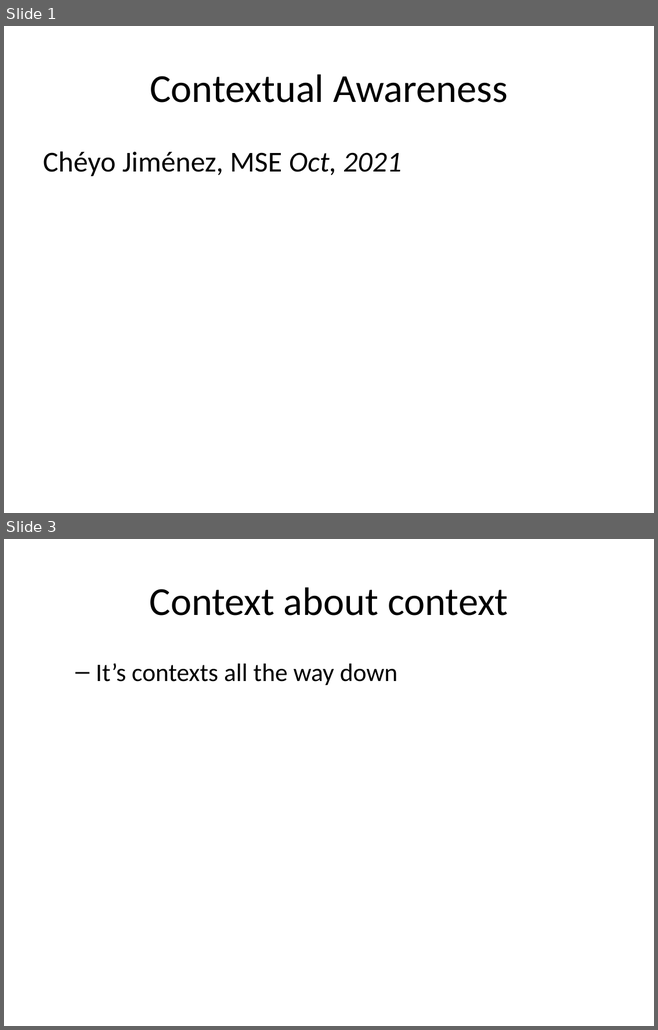
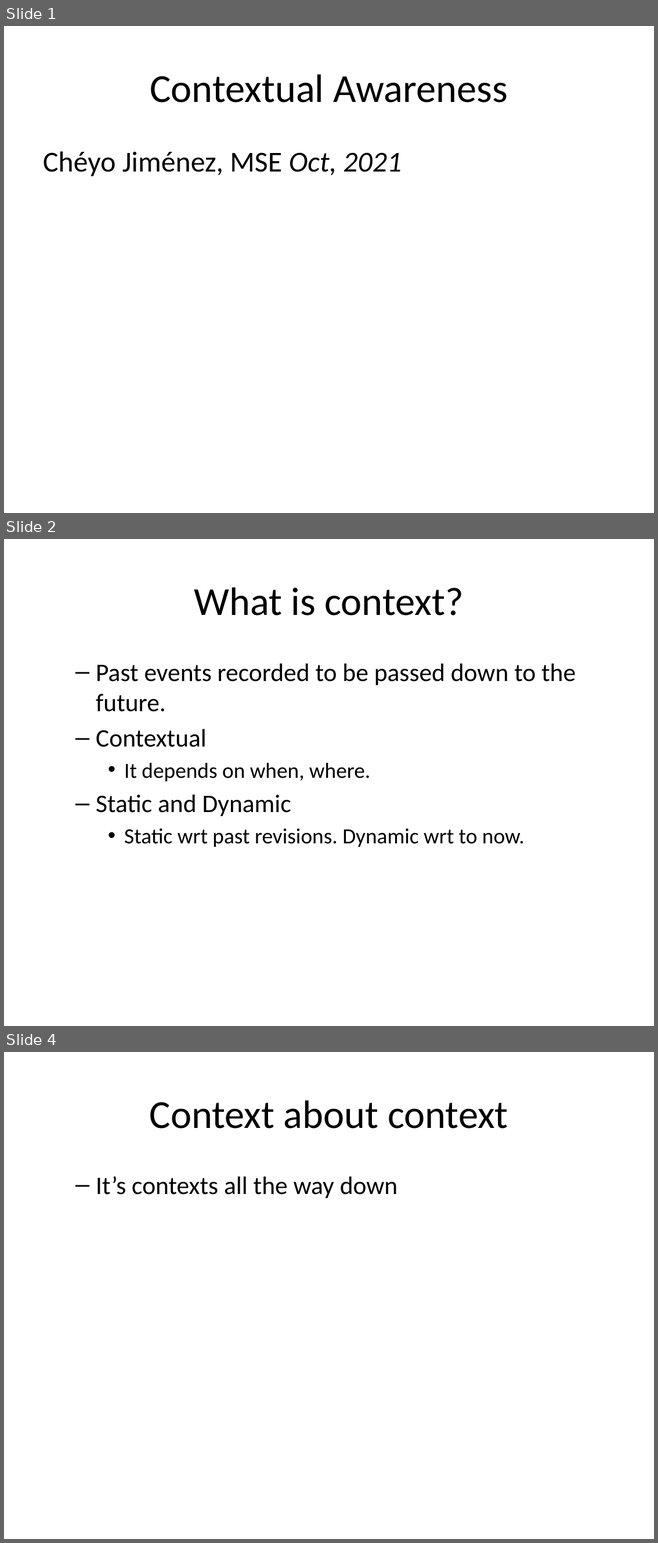
Before and after one commit to masters3d/ingenio, a slide deck: presentation/render/eng_contextual_awareness.pptx. Shown one above the other, each under a label of ours: slides 1 and 3 before the commit, slides 1, 2 and 4 after it; the slides between them are not shown. The pictures are 658x1030 and 658x1543 pixels, drawn with LibreOffice and Linux fonts; fonts in the diff are those of the drawing. Boxes give left, top, right and bottom in pixels: in the first picture for what was removed or moved away, otherwise in the second. Text is boxed around its words. In the diff, an @@ line names an element or a change of style, - is before the commit and + after.

```diff
--- a/presentation/render/eng_contextual_awareness.pptx
+++ b/presentation/render/eng_contextual_awareness.pptx
@@ slide 2 added at box(4, 539, 654, 1026), background #FFFFFF @@
@@ title added at box(194, 587, 464, 616), 44 pt, text #000000 @@
+What is context?
@@ text added at box(96, 663, 575, 847), 28 pt, text #000000 @@
+  – Past events recorded to be passed down to the future.
+  – Contextual
+    • It depends on when, where.
+  – Static and Dynamic
+    • Static wrt past revisions. Dynamic wrt to now.
@@ what was slide 3 is now slide 4 @@
```
Also in this commit, not shown: 4 slides changed, 2 other slides added, 6 other files.
